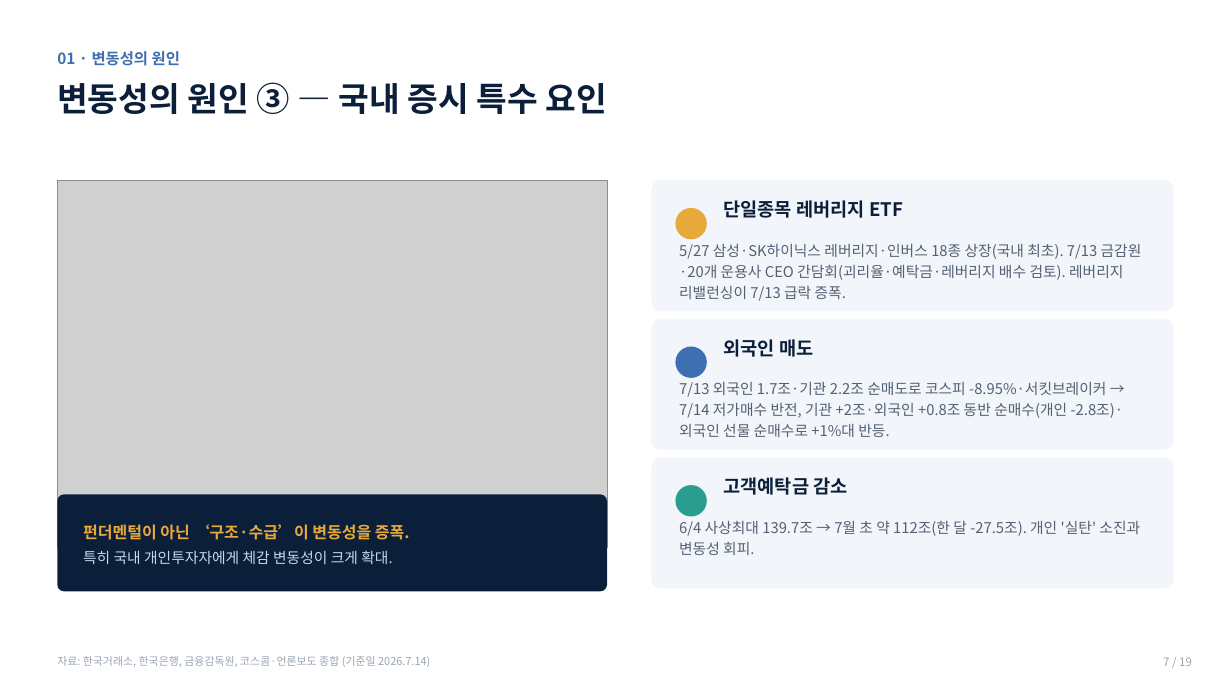
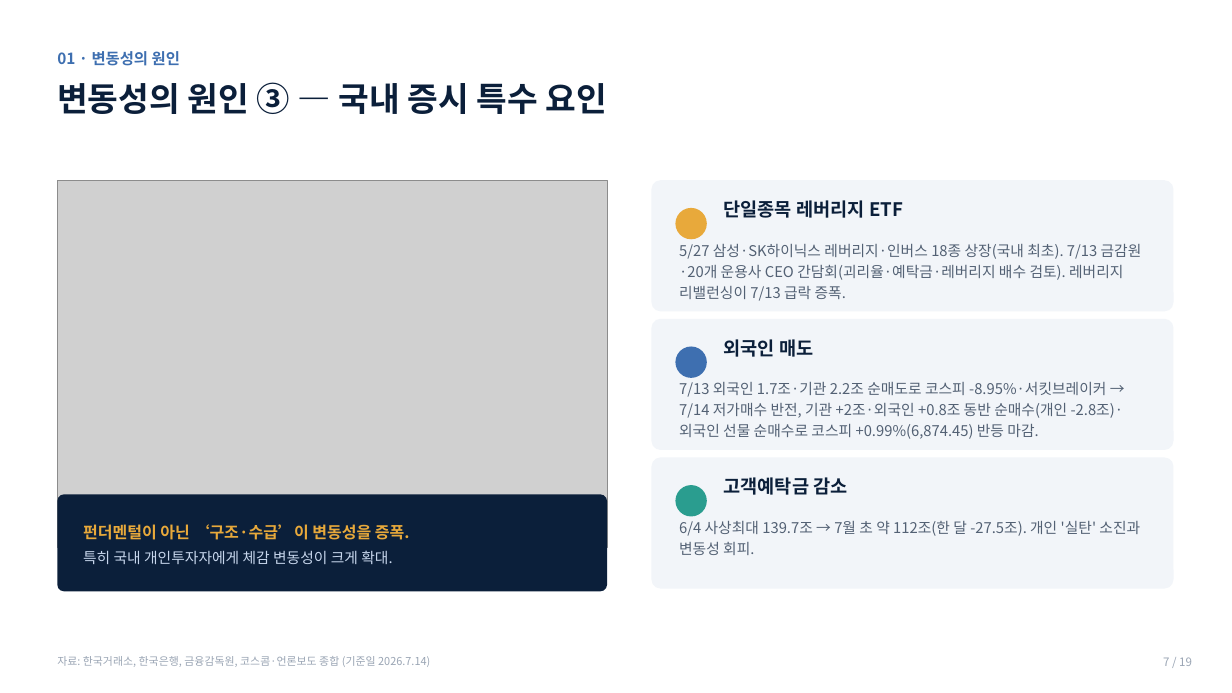
Before and after one commit to hanaroline/work_1, a slide deck: slide 7 of 반도체_고객세미나_2026.7.14.pptx. Drawn at 1232x693 pixels with LibreOffice and Linux fonts; fonts in the diff are those of the drawing; grey boxes stand for pictures. Boxes give left, top, right and bottom in pixels: in the first picture for what was removed or moved away, otherwise in the second. Text is boxed around its words. In the diff, an @@ line names an element or a change of style, - is before the commit and + after.

```diff
--- a/반도체_고객세미나_2026.7.14.pptx
+++ b/반도체_고객세미나_2026.7.14.pptx
@@ text at bbox=[679, 382, 1124, 439]: text changed @@
-7/13 외국인 1.7조·기관 2.2조 순매도로 코스피 -8.95%·서킷브레이커 → 7/14 저가매수 반전, 기관 +2조·외국인 +0.8조 동반 순매수(개인 -2.8조)·외국인 선물 순매수로 +1%대 반등.
+7/13 외국인 1.7조·기관 2.2조 순매도로 코스피 -8.95%·서킷브레이커 → 7/14 저가매수 반전, 기관 +2조·외국인 +0.8조 동반 순매수(개인 -2.8조)·외국인 선물 순매수로 코스피 +0.99%(6,874.45) 반등 마감.
```
Also in this commit, not shown: 3 other slides changed.
